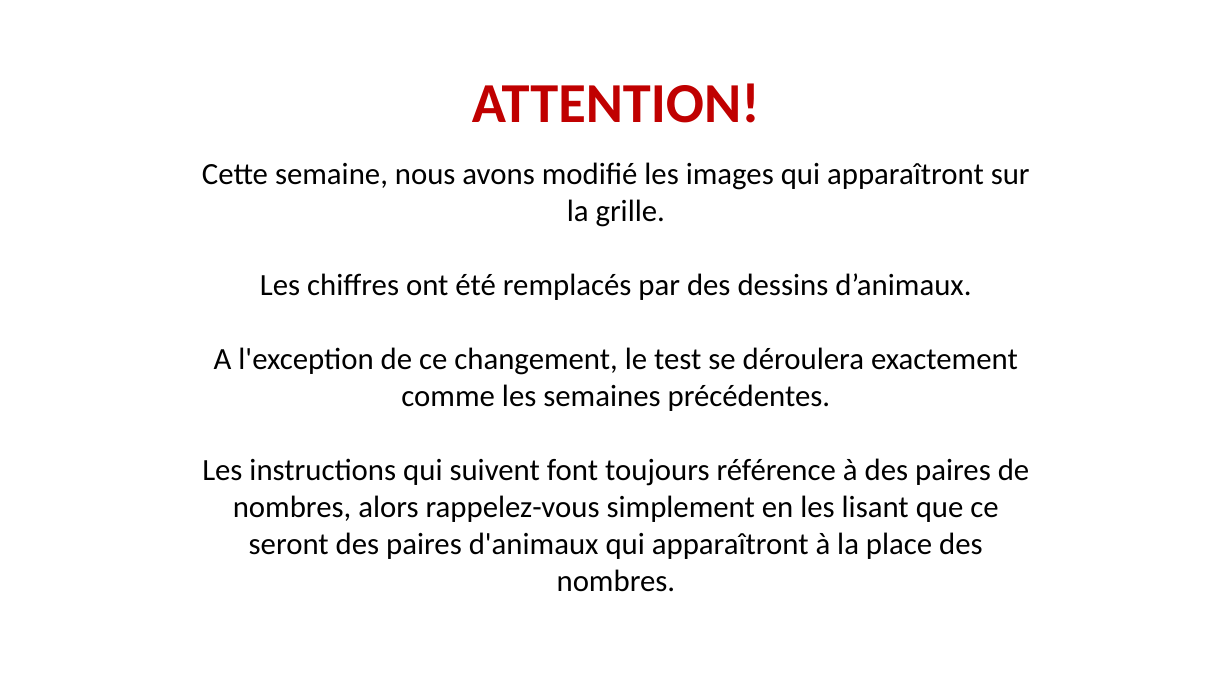
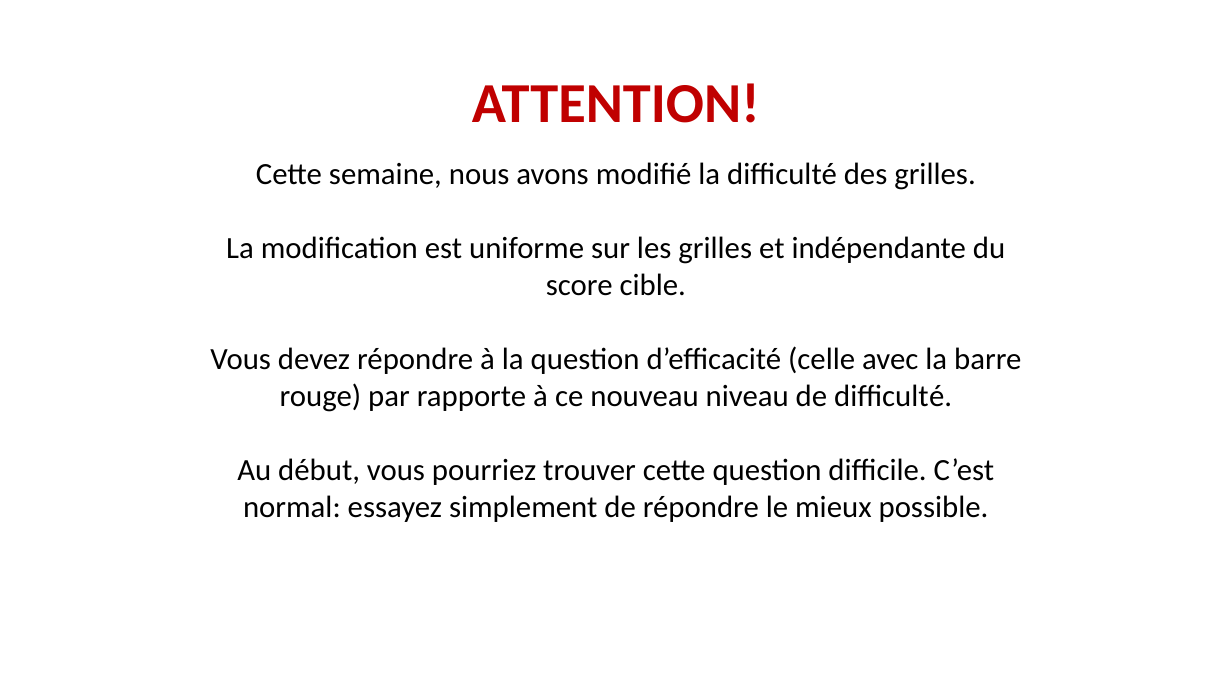
Before and after one commit to MBB-team/Online_Testing, a slide deck: slide 1 of src/Self_Efficacy/Stimuli/Instructions.pptx. Drawn at 1232x693 pixels with LibreOffice and Linux fonts; fonts in the diff are those of the drawing. Boxes give left, top, right and bottom in pixels: in the first picture for what was removed or moved away, otherwise in the second. Text is boxed around its words. In the diff, an @@ line names an element or a change of style, - is before the commit and + after.

Commit message:
updated instructions

```diff
--- a/src/Self_Efficacy/Stimuli/Instructions.pptx
+++ b/src/Self_Efficacy/Stimuli/Instructions.pptx
@@ text at (210, 162, 1021, 522): text changed @@
-Cette semaine, nous avons modifié les images qui apparaîtront sur la grille.
-Les chiffres ont été remplacés par des dessins d’animaux.
-A l'exception de ce changement, le test se déroulera exactement comme les semaines précédentes.
-Les instructions qui suivent font toujours référence à des paires de nombres, alors rappelez-vous simplement en les lisant que ce seront des paires d'animaux qui apparaîtront à la place des nombres.
+Cette semaine, nous avons modifié la difficulté des grilles.
+La modification est uniforme sur les grilles et indépendante du score cible.
+Vous devez répondre à la question d’efficacité (celle avec la barre rouge) par rapporte à ce nouveau niveau de difficulté.
+Au début, vous pourriez trouver cette question difficile. C’est normal: essayez simplement de répondre le mieux possible.
```
Also in this commit, not shown: 1 other file.
